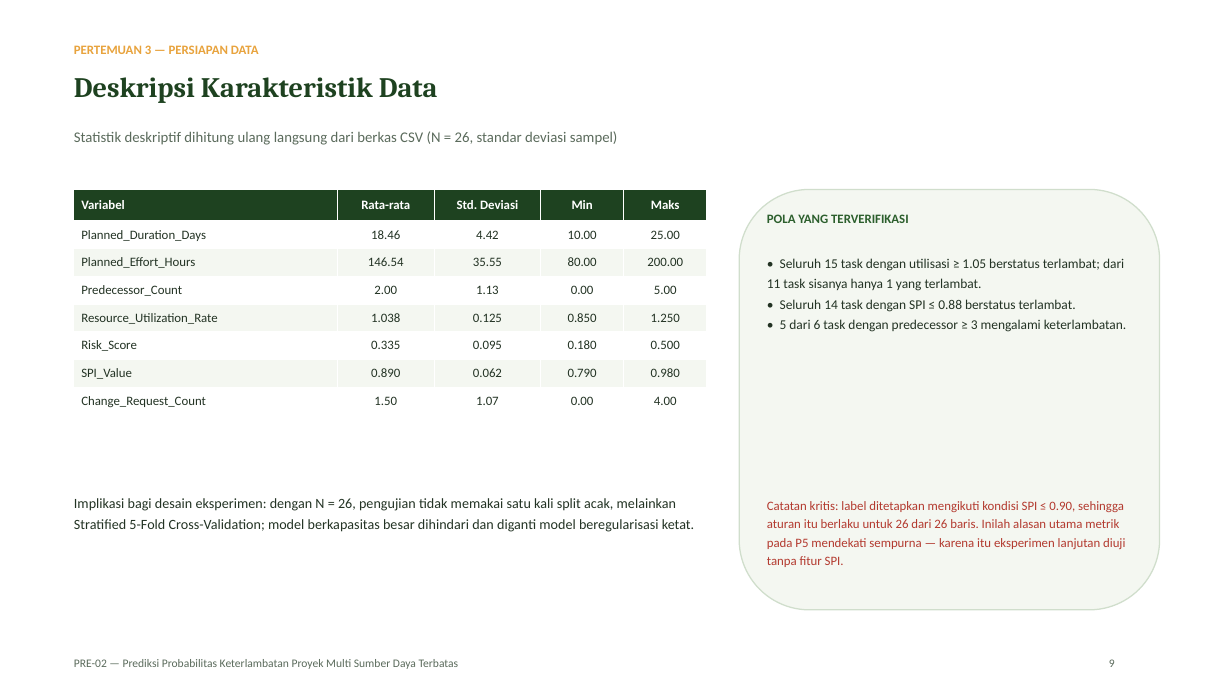
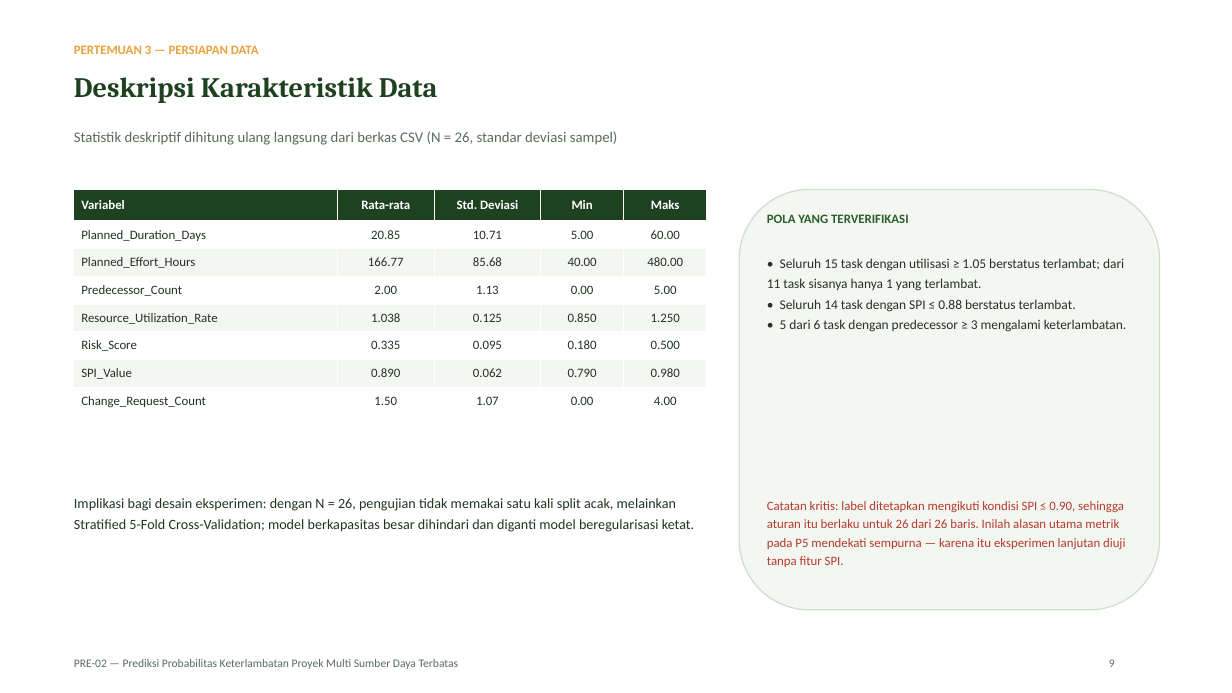
Before and after one commit to mug31/MP-PRE-02, a slide deck: slide 9 of 05_presentasi_progres/PRE02_Presentasi_Progres_Pertemuan1-5.pptx. Drawn at 1232x693 pixels with LibreOffice and Linux fonts; fonts in the diff are those of the drawing. Boxes give left, top, right and bottom in pixels: in the first picture for what was removed or moved away, otherwise in the second. Text is boxed around its words. In the diff, an @@ line names an element or a change of style, - is before the commit and + after.

```diff
--- a/05_presentasi_progres/PRE02_Presentasi_Progres_Pertemuan1-5.pptx
+++ b/05_presentasi_progres/PRE02_Presentasi_Progres_Pertemuan1-5.pptx
@@ table at box(74, 189, 707, 415) @@
-row 2: Planned_Duration_Days | 18.46 | 4.42 | 10.00 | 25.00
+row 2: Planned_Duration_Days | 20.85 | 10.71 | 5.00 | 60.00
-row 3: Planned_Effort_Hours | 146.54 | 35.55 | 80.00 | 200.00
+row 3: Planned_Effort_Hours | 166.77 | 85.68 | 40.00 | 480.00
```
Also in this commit, not shown: 6 other slides changed, 20 other files.
